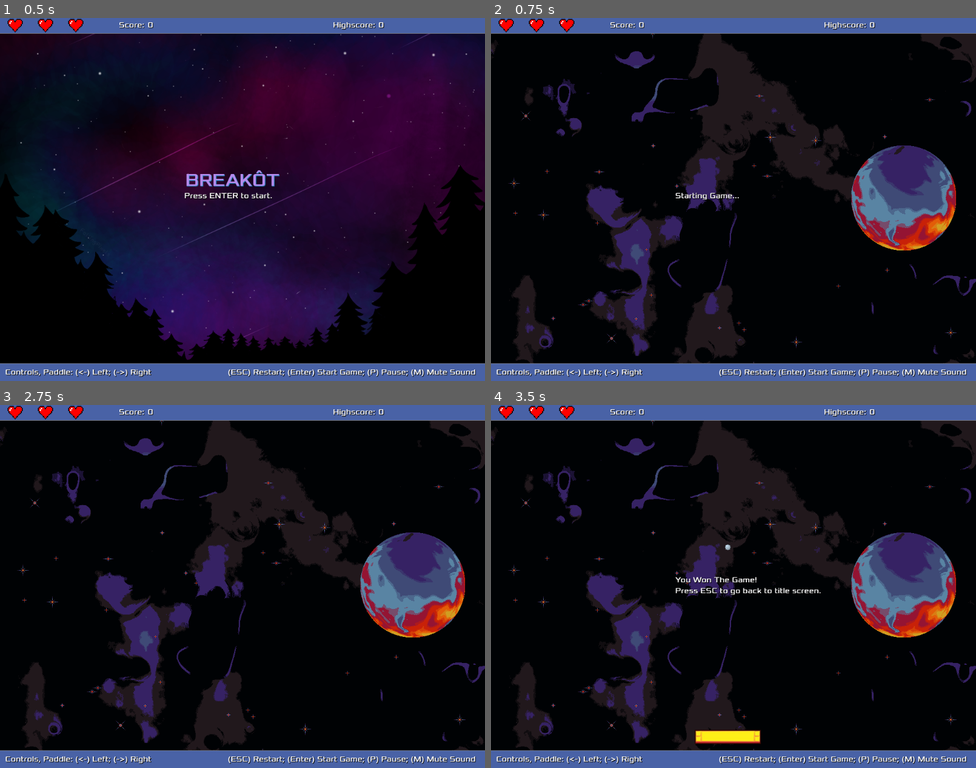
Above: before the commit, frames 1-4 (two rows, left to right).
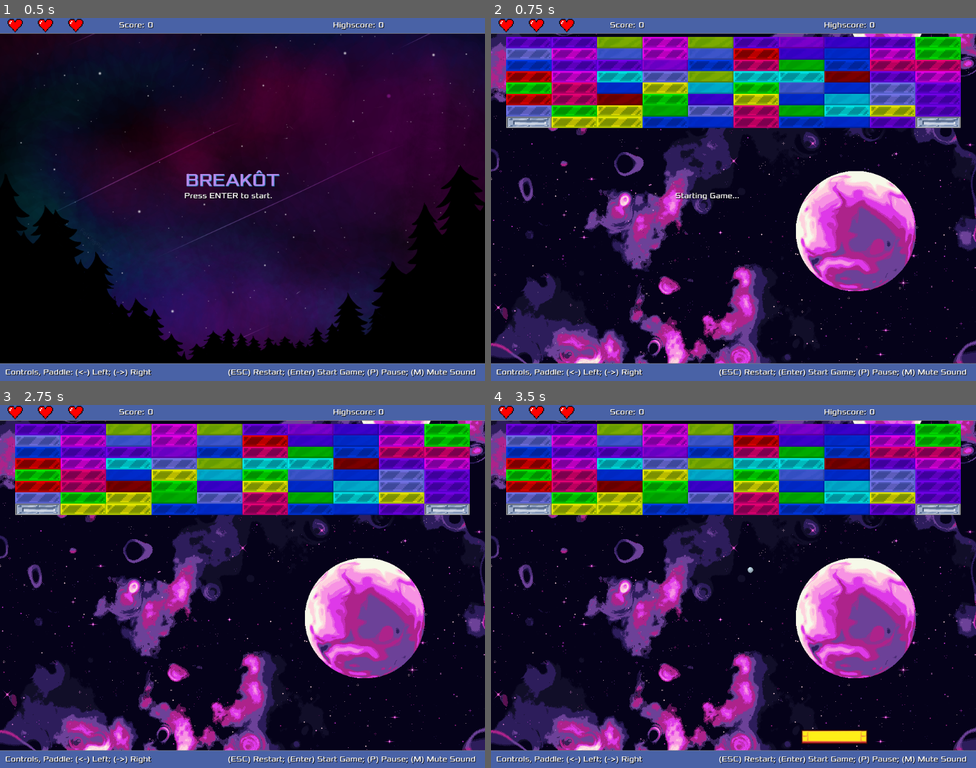
Above: after the commit, the same moments.

Repository: cristiadu/breakot
Game: Godot game, scene res://Main.tscn
The game is run twice, just before and just after one commit, with the same random seed, the same clock (stepped at 60 frames per second) and the same inputs.
Inputs:
- Up to frame 1 (0.5 s): no input
- Up to frame 2 (0.75 s): tap Enter (ui_accept) at 0.5 s; hold Right (ui_right) from 0.53 s (still down); hold Enter (ui_accept) from 0.53 s (still down)
- Up to frame 3 (2.75 s): release Right (ui_right) at 1.28 s; release Enter (ui_accept) at 1.28 s; hold Left (ui_left) 1.28-2.03 s; tap Enter (ui_accept) at 1.35, 1.52, 1.82, 2 s; hold Right (ui_right) from 2.03 s (still down); hold Enter (ui_accept) from 2.03 s (still down)
- Up to frame 4 (3.5 s): keep holding Right (ui_right); release Enter (ui_accept) at 2.78 s; tap Enter (ui_accept) at 2.85, 3.02, 3.32 s

Frame 1 is identical in both runs. In frame 2, 54% of the frame differs, in the area x 0-100%, y 4-96%; in frame 3, 54%; in frame 4, 55%.

Commit message:
adjusting initial level

Diff:
--- a/Main.gd
+++ b/Main.gd
@@ -30,7 +30,7 @@
 func _process(_delta):
 	if (not game_started) and Input.is_action_pressed("ui_accept"):
 		game_started = true
-		current_level_number = 5
+		current_level_number = 1
 		$StartGameSound.play()
 		start_level(current_level_number)
 	if Input.is_action_pressed("ui_cancel") and game_started:
Not shown, changed: .gitignore
